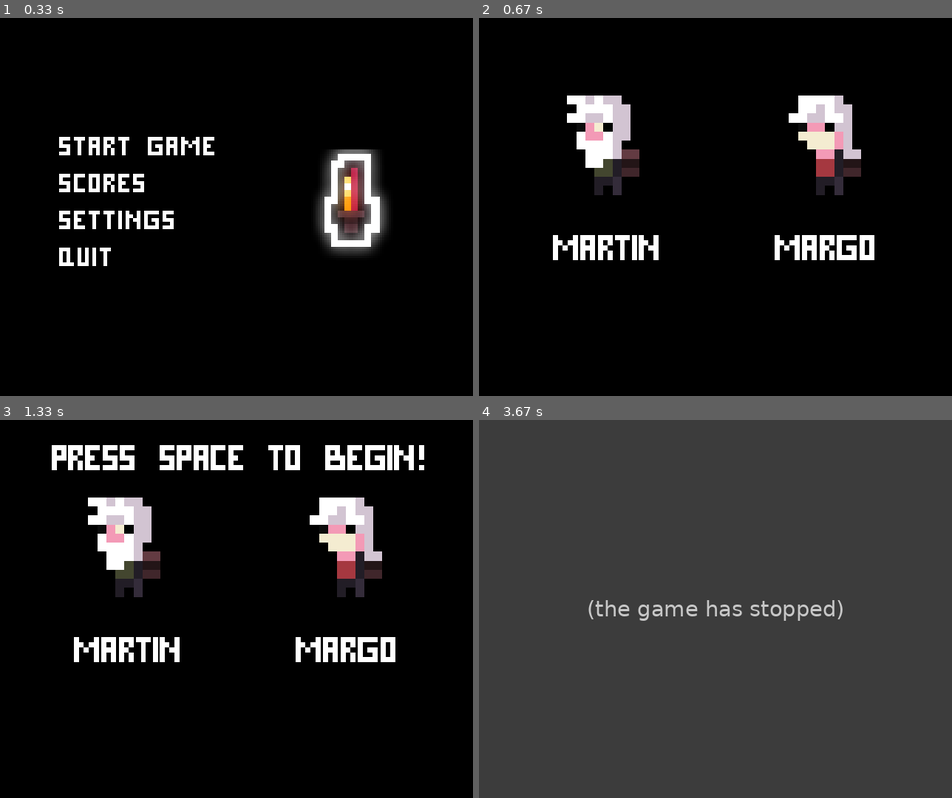
Above: before the commit, frames 1-4 (two rows, left to right).
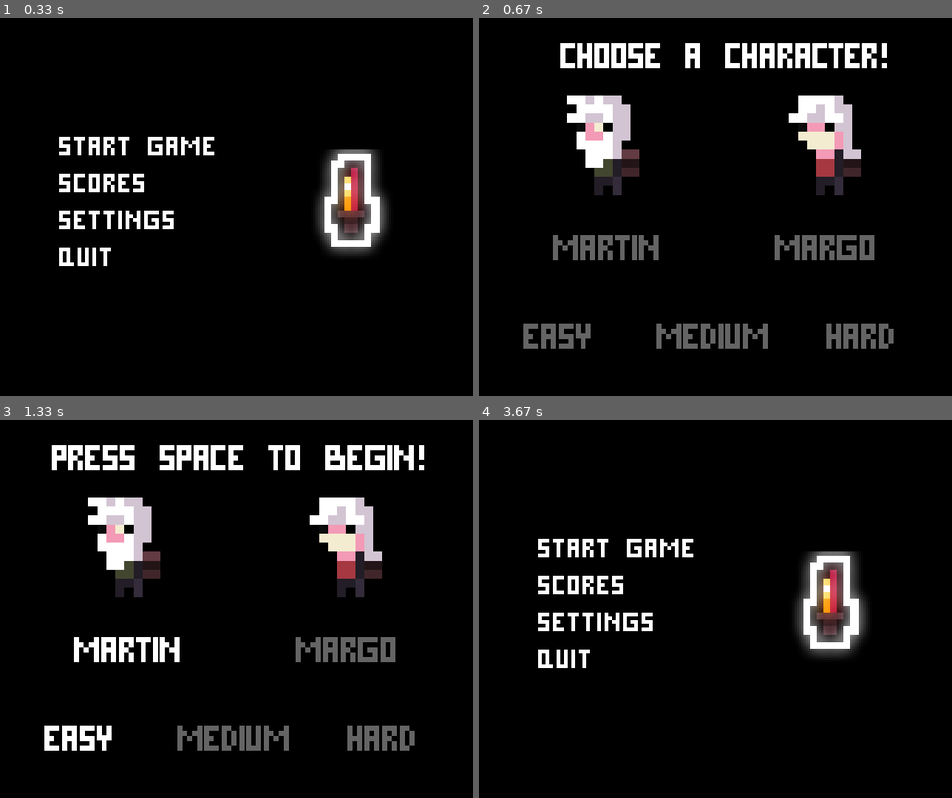
Above: after the commit, the same moments.

Repository: evilrise7/hostage
Game: pygame game, started from yandexpygame.py
Two runs of this game, one before a commit and one after it. Both use one fixed random seed, a clock stepped at 60 frames per second and the inputs below.
Inputs (mouse positions are in pixels of both pictures, inside the frame that each line leads up to):
- Up to frame 1 (0.33 s): no input
- Up to frame 2 (0.67 s): press the mouse at (616, 142) at 0.37 s; move the mouse to (687, 127) at 0.47 s; release the mouse at (758, 116) at 0.6 s
- Up to frame 3 (1.33 s): click "MARTIN" at 0.72 s; press the mouse at (80, 733) at 1.03 s; move the mouse to (70, 612) at 1.13 s; release the mouse at (56, 488) at 1.27 s
- Up to frame 4 (3.67 s): press the mouse at (715, 733) at 1.37 s; move the mouse to (635, 601) at 1.47 s; release the mouse at (559, 469) at 1.6 s; click (862, 733) at 1.72 s, where only the run after the commit has a clickable "HARD"; press the mouse at (829, 646) at 2.03 s; move the mouse to (758, 609) at 2.13 s; release the mouse at (687, 574) at 2.27 s; press the mouse at (715, 733) at 2.37 s; move the mouse to (729, 605) at 2.47 s; release the mouse at (743, 476) at 2.6 s; press the mouse at (606, 646) at 2.7 s; move the mouse to (654, 692) at 2.8 s; release the mouse at (696, 741) at 2.93 s; tap Space at 3 s; hold Esc from 3.33 s (still down); hold D from 3.33 s (still down); move the mouse to (852, 639) at 3.37 s

Frame 1 is identical in both runs. In frame 2, 6.3% of the frame differs, in the area x 9-88%, y 6-88%; in frame 3, 3.0%; in frame 4, 99%, in the area x 0-100%, y 0-100%.
Before the commit the program exited at 3.33 s; later frames show no game.

Commit message:
Start menu

Diff:
--- a/yandexpygame.py
+++ b/yandexpygame.py
@@ -27,6 +27,9 @@
 
 walk_sound = pg.mixer.Sound("sounds\walk2.wav")
 walk_sound.set_volume(0.1)
+
+click_sound = pg.mixer.Sound("sounds\walk.wav")
+click_sound.set_volume(0.4)
 
 world_cut_sound = pg.mixer.Sound("sounds\cut.wav")
 world_cut_sound.set_volume(7.0)
@@ -96,15 +99,18 @@
 
                 if event.type == pg.MOUSEBUTTONDOWN:
                     if start_game_rect.collidepoint(event.pos):
-                        print(0)
+                        click_sound.play()
                         begin_game = Start_Menu()
                         begin_game.run()
 
                     if record_rect.collidepoint(event.pos):
                         print(1)
+                        click_sound.play()
                     if settings_rect.collidepoint(event.pos):
                         print(2)
+                        click_sound.play()
                     if exit_rect.collidepoint(event.pos):
+                        click_sound.play()
                         self.running = False
 
             image = load_image("logo.png")
@@ -125,17 +131,42 @@
 class Start_Menu:
     def __init__(self):
         self.gender = ""
-        self.difficult = "easy"
+        self.difficult = ""
 
     def run(self):
         self.running = True
-        martin_txt = start_menu_text.render("MARTIN", 0, (255, 255, 255))
+        martin_txt = start_menu_text.render("MARTIN", 0, (100, 100, 100))
         martin_rect = martin_txt.get_rect().move(100, 280)
 
-        margo_txt = start_menu_text.render("MARGO", 0, (255, 255, 255))
+        margo_txt = start_menu_text.render("MARGO", 0, (100, 100, 100))
         margo_rect = margo_txt.get_rect().move(400, 280)
 
+        easy_txt = start_menu_text.render("EASY", 0, (100, 100, 100))
+        easy_rect = easy_txt.get_rect().move(60, 400)
+
+        medium_txt = start_menu_text.render("MEDIUM", 0, (100, 100, 100))
+        medium_rect = medium_txt.get_rect().move(240, 400)
+
+        hardcore_txt = start_menu_text.render("HARD", 0, (100, 100, 100))
+        hardcore_rect = hardcore_txt.get_rect().move(470, 400)
+
+        martin_image = load_image("p.png")
+        martin_image = pg.transform.scale(martin_image, (196, 196))
+
+        margo_image = load_image("f.png")
+        margo_image = pg.transform.scale(margo_image, (196, 196))
+
+        press_to_start = start_menu_text.render("CHOOSE A CHARACTER!",
+                                                0, (255, 255, 255))
+
         while self.running:
+            easy_txt = start_menu_text.render("EASY", 0, (100, 100, 100))
+            medium_txt = start_menu_text.render("MEDIUM", 0, (100, 100, 100))
+            hardcore_txt = start_menu_text.render("HARD", 0, (100, 100, 100))
+
+            martin_txt = start_menu_text.render("MARTIN", 0, (100, 100, 100))
+            margo_txt = start_menu_text.render("MARGO", 0, (100, 100, 100))
+
             for event in pg.event.get():
                 if event.type == pg.QUIT:
                     self.quit()
@@ -153,27 +184,60 @@
                 if event.type == pg.MOUSEBUTTONDOWN:
                     if martin_rect.collidepoint(event.pos):
                         self.gender = "male"
+                        click_sound.play()
                     if margo_rect.collidepoint(event.pos):
                         self.gender = "female"
+                        click_sound.play()
+
+                    if self.gender:
+                        if easy_rect.collidepoint(event.pos):
+                            self.difficult = "easy"
+                            click_sound.play()
+                        if medium_rect.collidepoint(event.pos):
+                            self.difficult = "medium"
+                            click_sound.play()
+                        if hardcore_rect.collidepoint(event.pos):
+                            self.difficult = "hardcore"
+                            click_sound.play()
 
             screen.fill((0, 0, 0))
 
-            martin_image = load_image("p.png")
-            martin_image = pg.transform.scale(martin_image, (196, 196))
-
-            margo_image = load_image("f.png")
-            margo_image = pg.transform.scale(margo_image, (196, 196))
+            if self.gender == "female":
+                margo_txt = start_menu_text.render("MARGO", 0, (255, 255, 255))
+
+            if self.gender == "male":
+                martin_txt = start_menu_text.render("MARTIN", 0, (255, 255, 255))
+
+            if self.difficult == "easy":
+                easy_txt = start_menu_text.render("EASY", 0, (255, 255, 255))
+
+            if self.difficult == "medium":
+                medium_txt = start_menu_text.render("MEDIUM", 0, (255, 255, 255))
+
+            if self.difficult == "hardcore":
+                hardcore_txt = start_menu_text.render("HARD", 0, (255, 255, 255))
 
             screen.blit(martin_image, (70, 80))
             screen.blit(margo_image, (370, 80))
 
             screen.blit(martin_txt, (100, 280))
             screen.blit(margo_txt, (400, 280))
+
+            screen.blit(easy_txt, (60, 400))
+            screen.blit(medium_txt, (240, 400))
+            screen.blit(hardcore_txt, (470, 400))
 
             if self.difficult != "" and self.gender != "":
                 press_to_start = start_menu_text.render("PRESS SPACE TO BEGIN!",
                                                         0, (255, 255, 255))
                 screen.blit(press_to_start, (70, 20))
+
+            elif self.difficult == "" and self.gender:
+                press_to_start = start_menu_text.render("CHOOSE DIFFUCLTY!",
+                                                        0, (255, 255, 255))
+                screen.blit(press_to_start, (130, 20))
+            elif self.difficult == "" and self.gender == "":
+                screen.blit(press_to_start, (110, 20))
 
             pg.display.flip()
         open_Menu()
@@ -228,7 +292,7 @@
 
         if self.difficult == "easy":
             self.cell_timer = 15
-        if self.difficult == "middle":
+        if self.difficult == "medium":
             self.cell_timer = 7.5
         if self.difficult == "hardcore":
             self.cell_timer = 3.75
@@ -326,6 +390,7 @@
 
             for event in pg.event.get():
                 if event.type == pg.QUIT:
+                    self.quit()
                     self.running = False
 
                 if event.type == pg.MOUSEMOTION:
@@ -338,7 +403,7 @@
 
                 if event.type == pg.KEYDOWN:
                     if event.key == pg.K_ESCAPE:
-                        self.quit()
+                        open_Menu()
 
                     if event.key == pg.K_a or event.key == pg.K_w \
                             or event.key == pg.K_s or event.key == pg.K_d:
@@ -362,7 +427,6 @@
             pg.display.flip()
 
         print(str(datetime.timedelta(seconds=round(self.time_in_game, 2))))
-        pg.quit()
 
     def quit(self):
         pg.quit()
